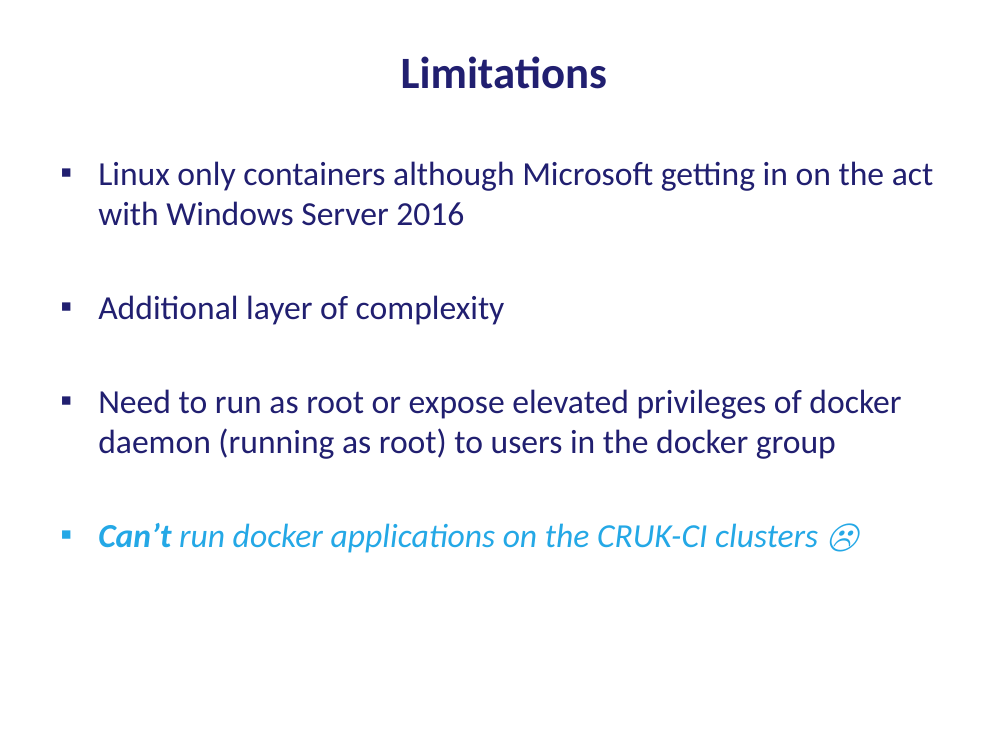
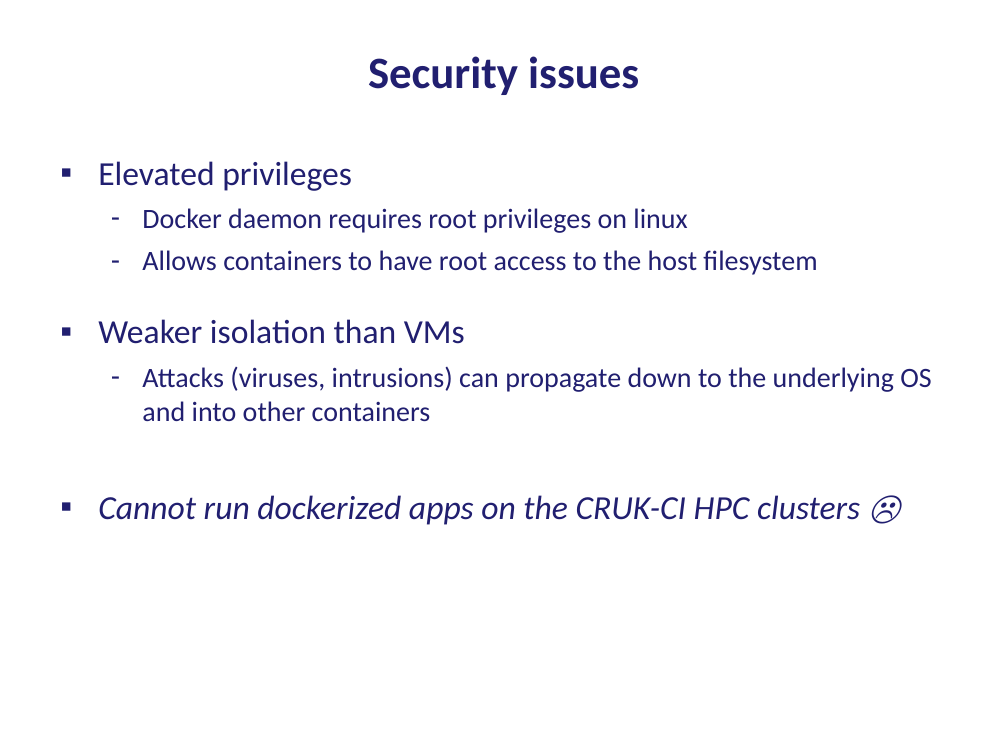
Before and after one commit to bioinformatics-core-shared-training/docker-4-bioinformatics, a slide deck: slide 9 of IntroductionToDocker.pptx (slide 8 before the commit). Drawn at 1008x756 pixels with LibreOffice and Linux fonts; fonts in the diff are those of the drawing. Boxes give left, top, right and bottom in pixels: in the first picture for what was removed or moved away, otherwise in the second. Text is boxed around its words. In the diff, an @@ line names an element or a change of style, - is before the commit and + after.

Commit message:
Added slides showing some basic docker commands and how to build an image

```diff
--- a/IntroductionToDocker.pptx
+++ b/IntroductionToDocker.pptx
@@ title at (368,56,639,95): text changed @@
-Limitations
+Security issues
@@ text at (98,161,931,525): text changed; size 24 to 20 pt @@
-▪ Linux only containers although Microsoft getting in on the act with Windows Server 2016
-▪ Additional layer of complexity
-▪ Need to run as root or expose elevated privileges of docker daemon (running as root) to users in the docker group
-▪ Can’t run docker applications on the CRUK-CI clusters ☹
+▪ Elevated privileges
+  – Docker daemon requires root privileges on linux
+  – Allows containers to have root access to the host filesystem
+▪ Weaker isolation than VMs
+  – Attacks (viruses, intrusions) can propagate down to the underlying OS and into other containers
+▪ Cannot run dockerized apps on the CRUK-CI HPC clusters ☹
```
Also in this commit, not shown: 8 other slides changed, 2 slides added.
